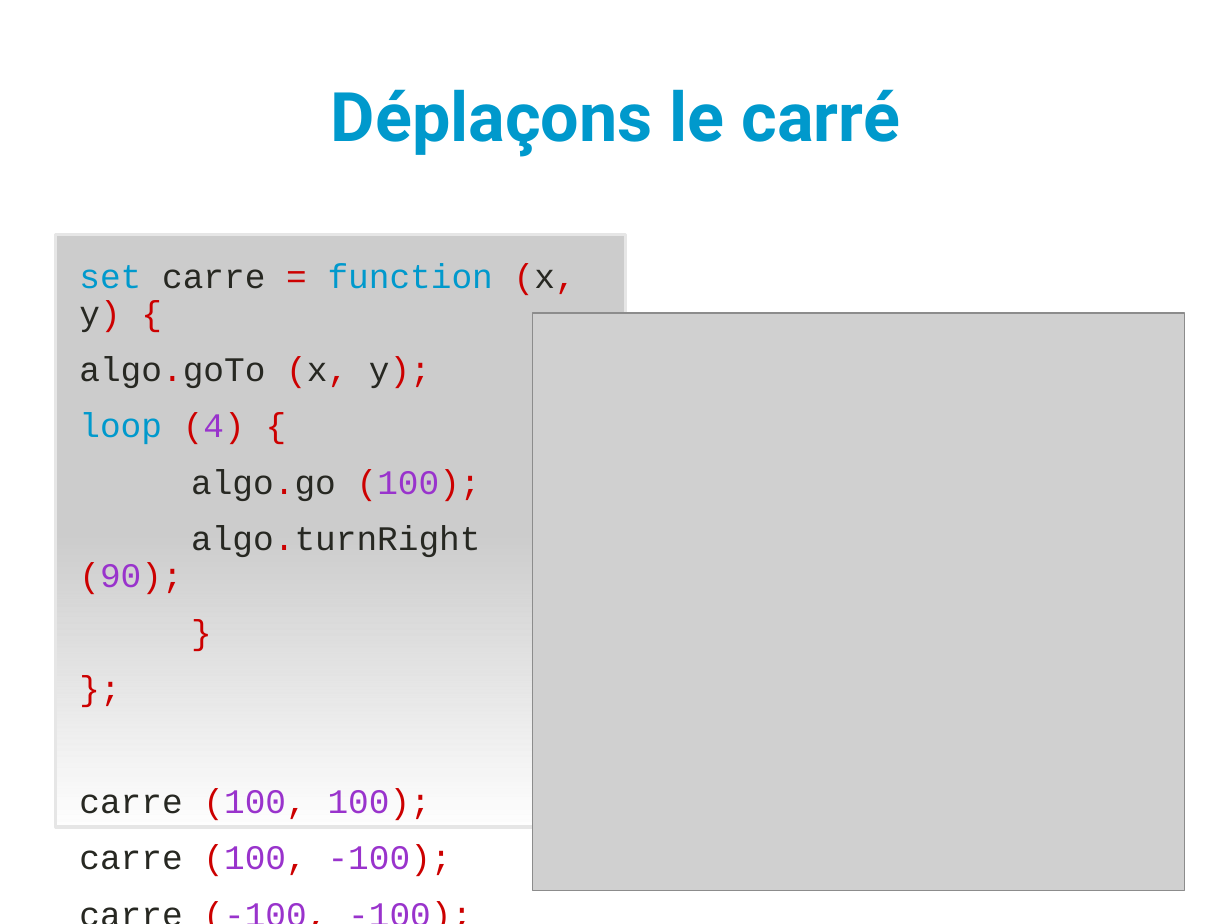
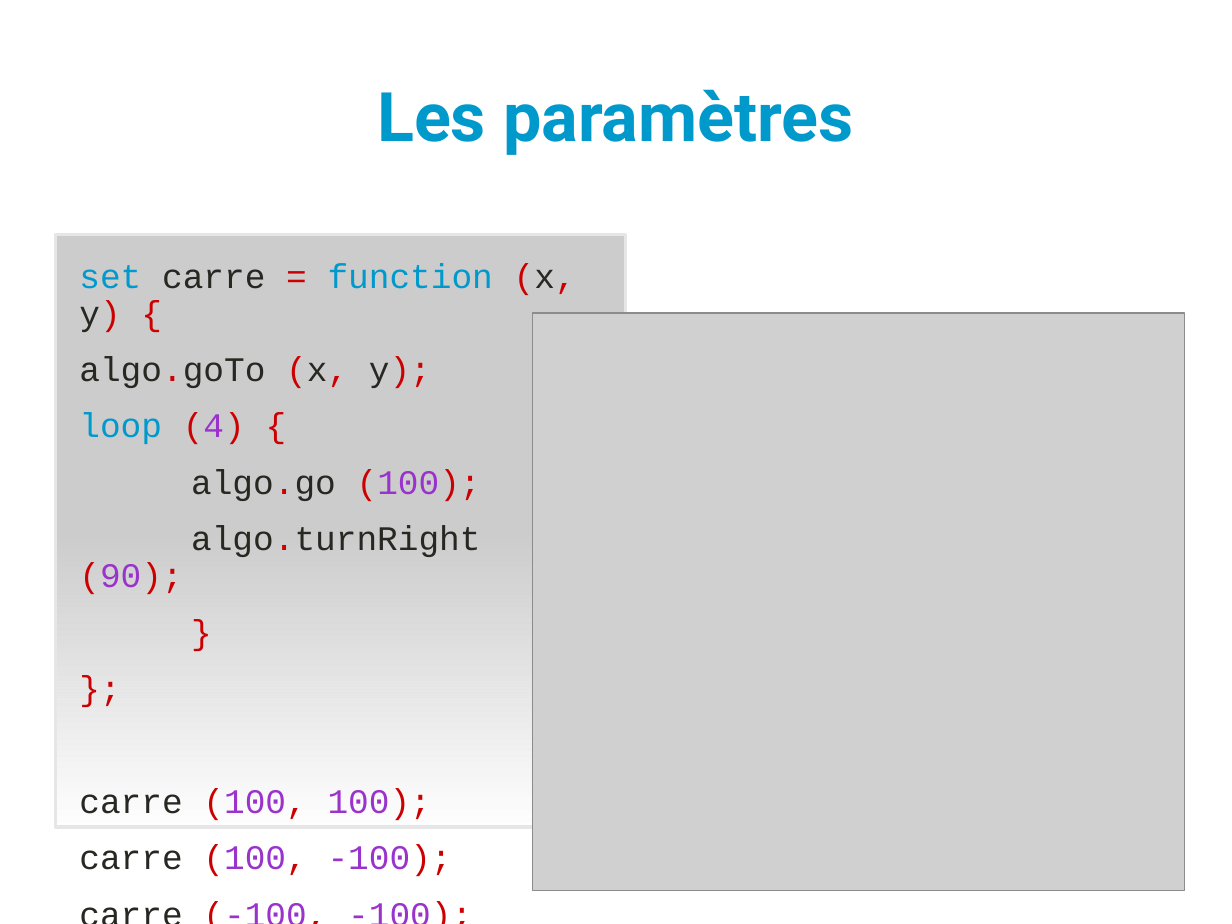
Before and after one commit to YannCaron/Devoxx4Kids-2015, a slide deck: slide 22 of Presentation.odp. Drawn at 1232x924 pixels with LibreOffice and Linux fonts; fonts in the diff are those of the drawing; grey boxes stand for pictures. Boxes give left, top, right and bottom in pixels: in the first picture for what was removed or moved away, otherwise in the second. Text is boxed around its words. In the diff, an @@ line names an element or a change of style, - is before the commit and + after.

```diff
--- a/Presentation.odp
+++ b/Presentation.odp
@@ title at box(377, 89, 854, 155): text changed @@
-Déplaçons le carré
+Les paramètres
```
Also in this commit, not shown: 1 other slide changed, 18 other files.
